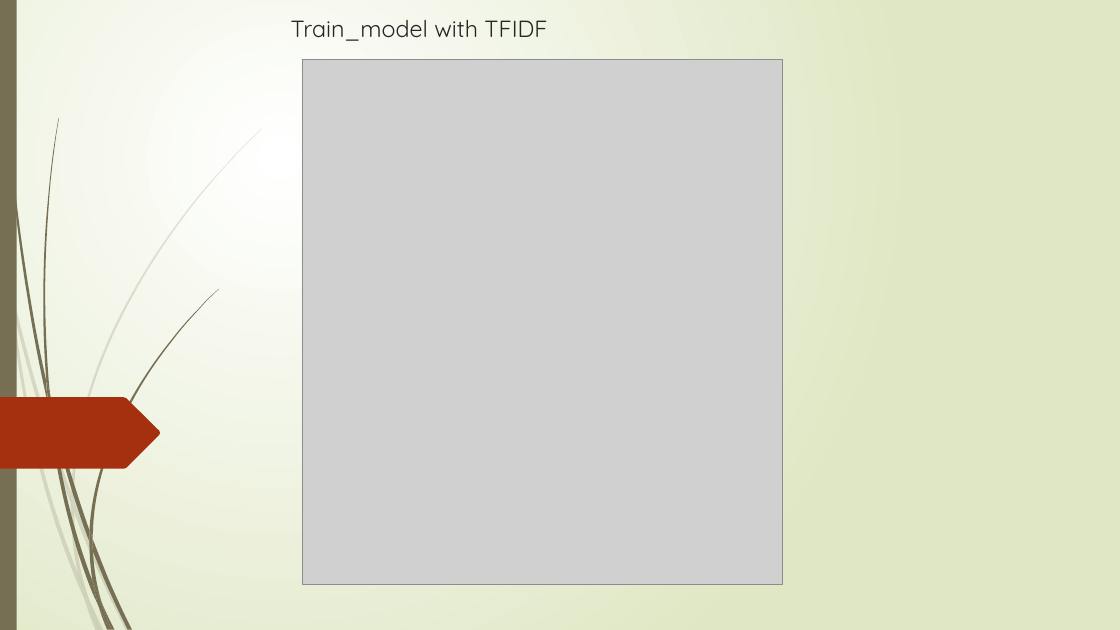
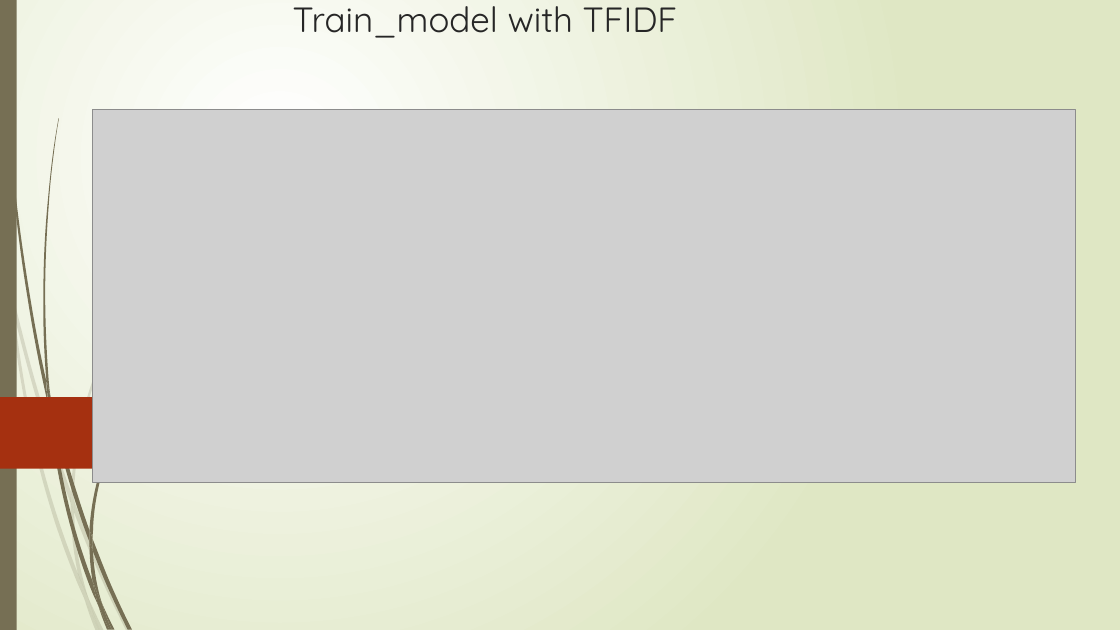
Before and after one commit to itsunilvithlani/2024_G7_Comment-Analyser, a slide deck: slide 9 of YouTube Comment Analyzer_presentation.pptx (slide 8 before the commit). Drawn at 1120x630 pixels with LibreOffice and Linux fonts; fonts in the diff are those of the drawing; grey boxes stand for pictures. Boxes give left, top, right and bottom in pixels: in the first picture for what was removed or moved away, otherwise in the second. Text is boxed around its words. In the diff, an @@ line names an element or a change of style, - is before the commit and + after.

```diff
--- a/YouTube Comment Analyzer_presentation.pptx
+++ b/YouTube Comment Analyzer_presentation.pptx
@@ title "Train_model with TFIDF" at [293, 6, 678, 38]: size 20 to 30 pt @@
@@ picture removed at [302, 60, 783, 585] @@
@@ picture added at [92, 109, 1075, 482] @@
```
Also in this commit, not shown: 5 other slides changed, 9 slides added, 8 slides removed, 1 other file.
